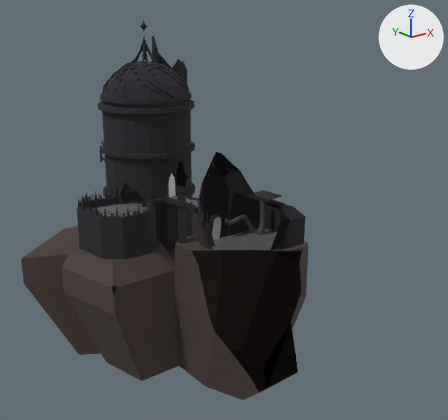
The glTF model models/castle/castle.glb: old version first, new version second.
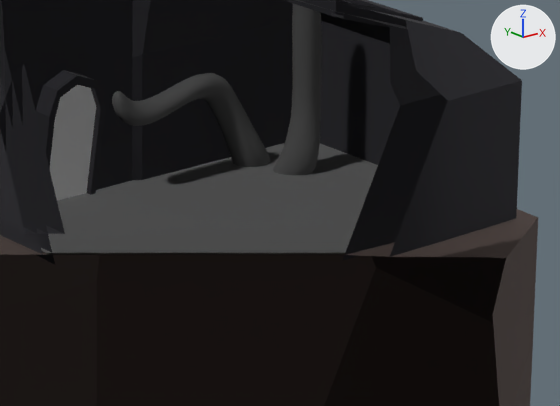
The first picture shows the older version from a 50 mm lens placed at (-528.0, -382.0, 294.0), pointed at (4.0, 283.0, 27.0). The close-ups show the older and then the newer version on the part from 45% to 70% of the width and 48% to 67% of the height of that picture. Only the edits that show in the close-ups are written down. Every picture has the same lights, and +X, +Y and +Z are marked at upper right. Everything nearer to the camera than a plane just in front of the edit is cut away. Where no turn or scale is listed for an object, it has been applied to the vertices.

Objects in the first close-up: 'curtains_col', 'curtains_col.001', 'island_col', 'lust_col', 'lust_floor_col'.
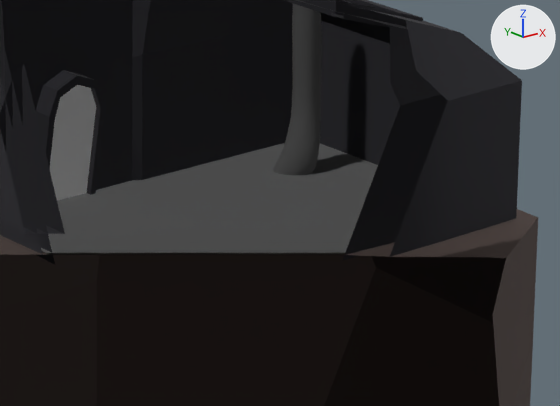
Location of each change, (x1, y1, x2, y2) in pixels of the close-ups (560 x 406 px):
'curtains_col.001', deleted
    before: (112, 73, 270, 167)

What changed in the scene script:
```text
Remove ob_curtains_col_001:
    ob_curtains_col_001 = bpy.data.objects.new('curtains_col.001', me_sphere_001)
    ob_curtains_col_001.location = (30.8, 11.9, 21.1)
```
